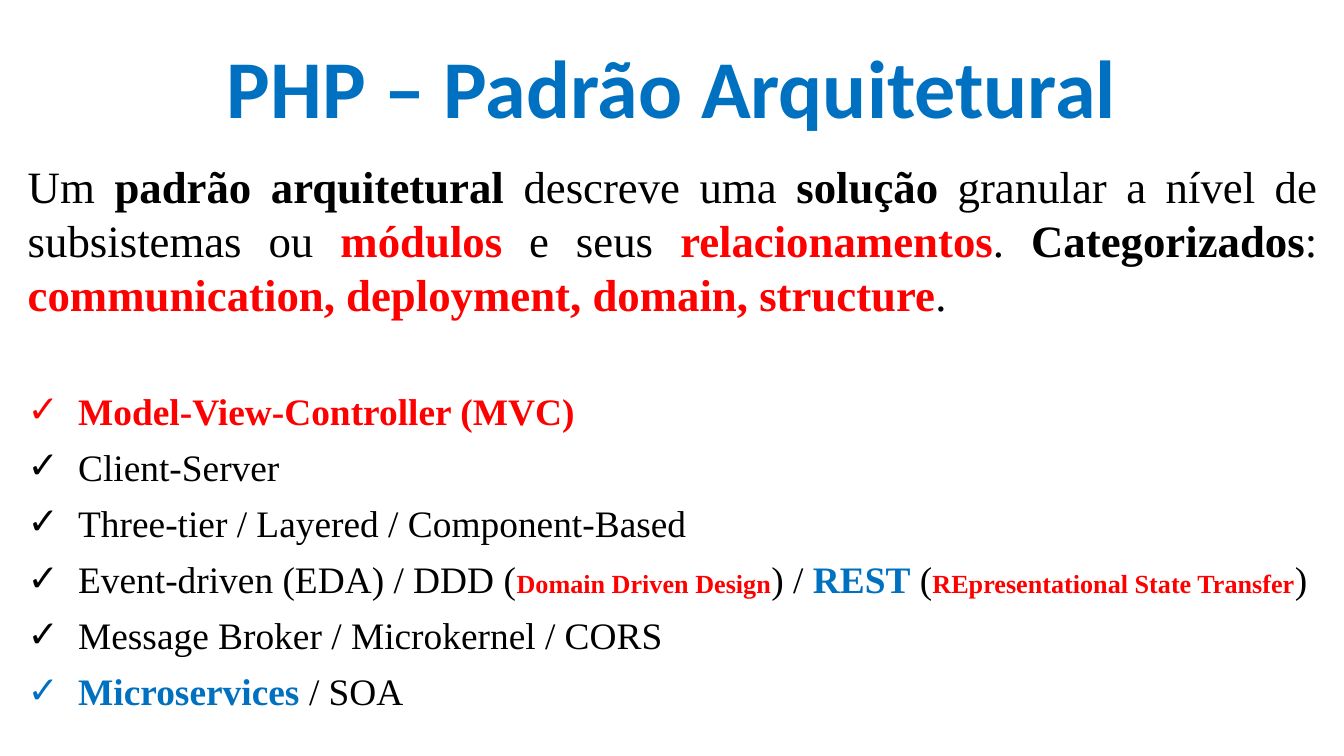
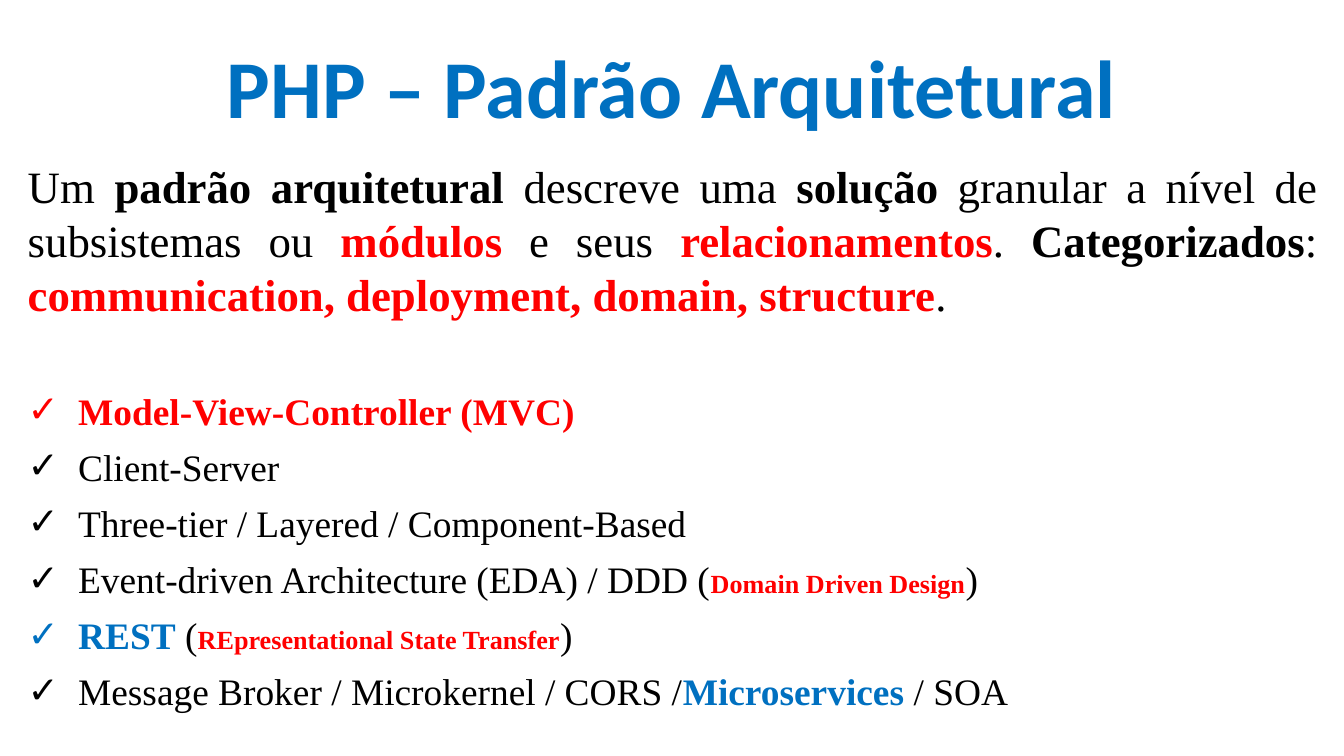
Before and after one commit to CloudEducationBrazil/WydenDesenvolvimentoWebPHP, a slide deck: slide 5 of 01 Classes/Aula 12 e 13 Desenvolvimento Web PHP - PHP.pptx. Drawn at 1344x756 pixels with LibreOffice and Linux fonts; fonts in the diff are those of the drawing; background and template pictures are left out. Boxes give left, top, right and bottom in pixels: in the first picture for what was removed or moved away, otherwise in the second. Text is boxed around its words. In the diff, an @@ line names an element or a change of style, - is before the commit and + after.

```diff
--- a/01 Classes/Aula 12 e 13 Desenvolvimento Web PHP - PHP.pptx
+++ b/01 Classes/Aula 12 e 13 Desenvolvimento Web PHP - PHP.pptx
@@ text at box(78, 567, 1008, 712): text changed; bold off @@
-✓ Event-driven (EDA) / DDD (Domain Driven Design) / REST (REpresentational State Transfer)
-✓ Message Broker / Microkernel / CORS
-✓ Microservices / SOA
+✓ Event-driven Architecture (EDA) / DDD (Domain Driven Design)
+✓ REST (REpresentational State Transfer)
+✓ Message Broker / Microkernel / CORS /Microservices / SOA
```
Also in this commit, not shown: 7 other slides changed.
